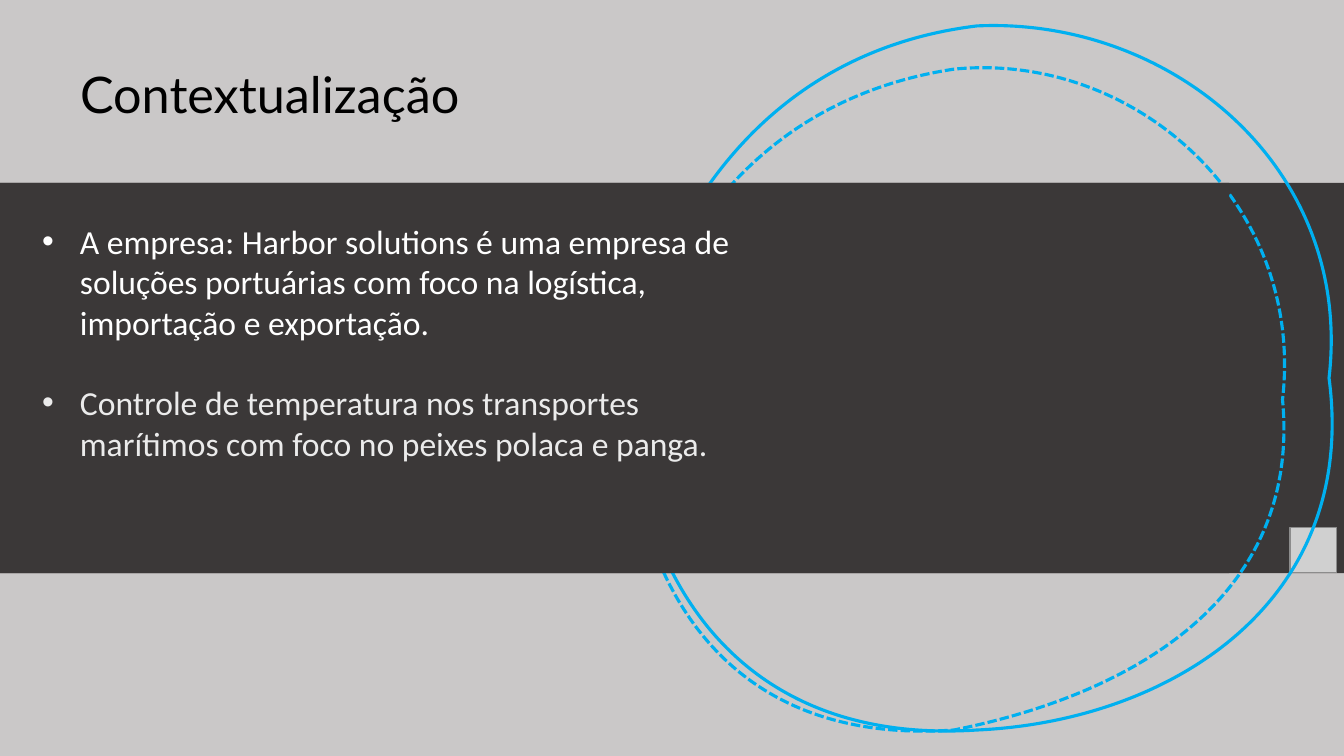
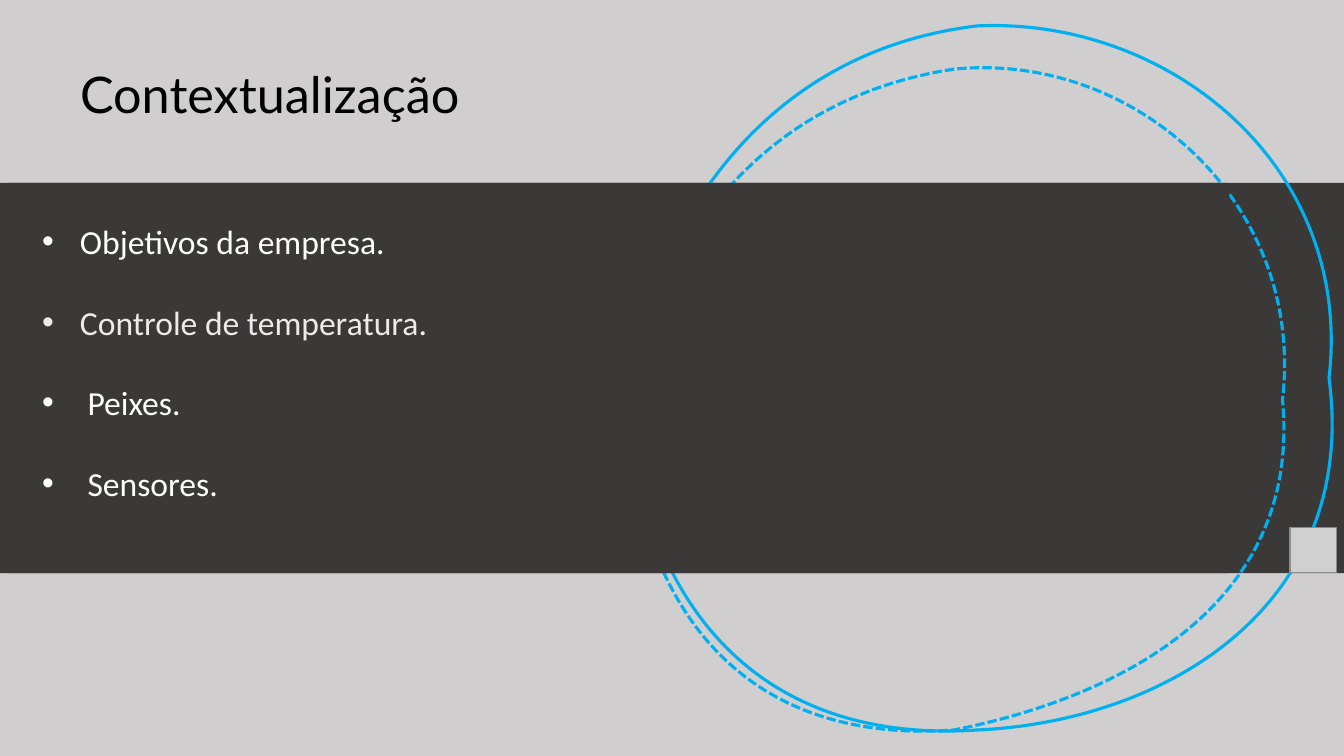
Before and after one commit to rafael-rochaalmeida/Harbor-Solutions, a slide deck: slide 2 of Documentação/Apresentação Sprint 2.pptx. Drawn at 1344x756 pixels with LibreOffice and Linux fonts; fonts in the diff are those of the drawing; grey boxes stand for pictures. Boxes give left, top, right and bottom in pixels: in the first picture for what was removed or moved away, otherwise in the second. Text is boxed around its words. In the diff, an @@ line names an element or a change of style, - is before the commit and + after.

```diff
--- a/Documentação/Apresentação Sprint 2.pptx
+++ b/Documentação/Apresentação Sprint 2.pptx
@@ background #FFFFFF to #D0CECE @@
@@ rectangle removed at (0,0,1344,756) @@
@@ rectangle: place and size @@
-rectangle at (0,184,1344,574)
+rectangle at (7,184,1344,574)
@@ text at (80,230,427,497): text changed @@
-• A empresa: Harbor solutions é uma empresa de soluções portuárias com foco na logística, importação e exportação.
-• Controle de temperatura nos transportes marítimos com foco no peixes polaca e panga.
+• Objetivos da empresa.
+• Controle de temperatura.
+• Peixes.
+• Sensores.
```
Also in this commit, not shown: 3 other slides changed, 3 other files.
